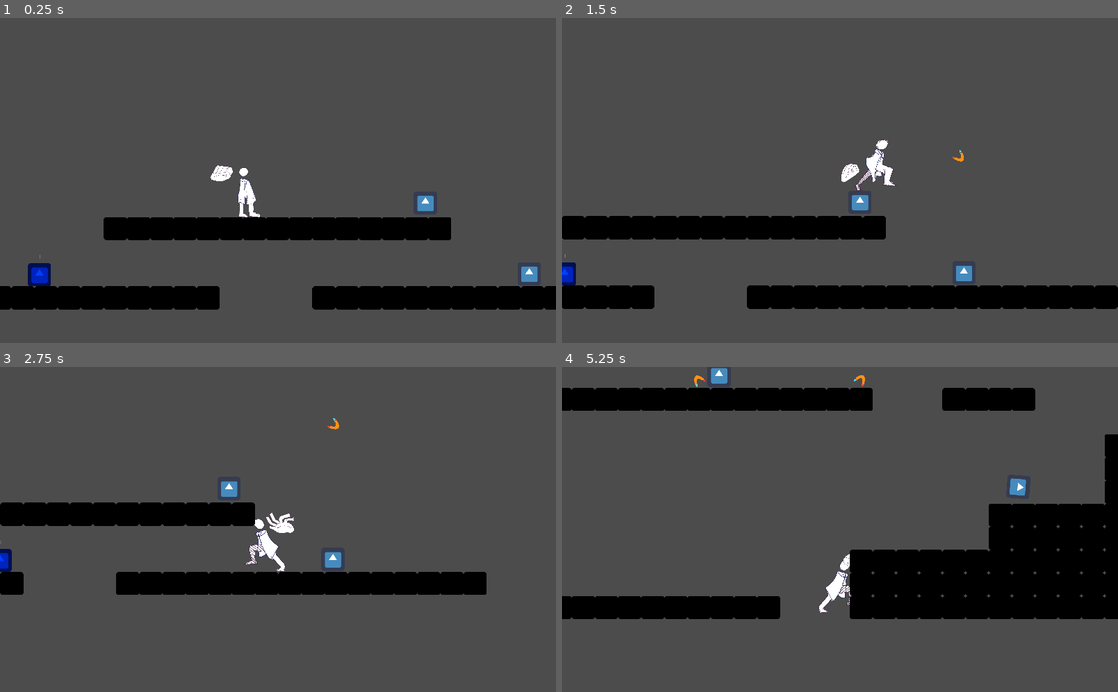
Above: before the commit, frames 1-4 (two rows, left to right).
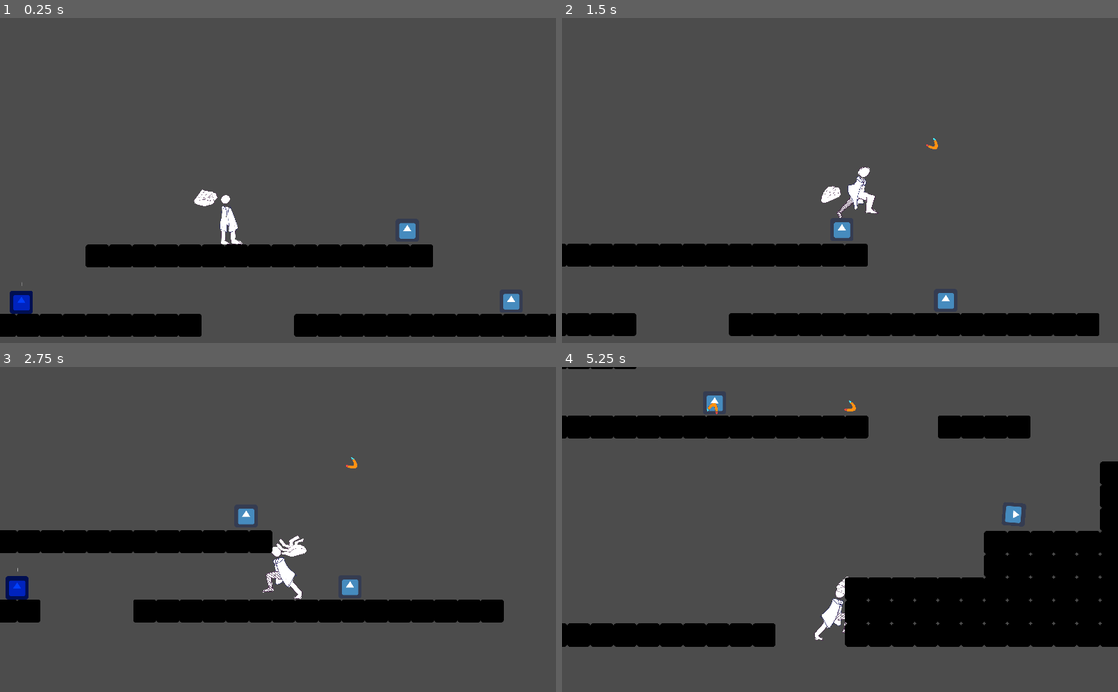
Above: after the commit, the same moments.

Repository: dodo3142/WinterGameJam
Game: Godot game, scene res://Scenes/TestLevel.tscn
Same seed, same stepped clock (60 frames per second), same inputs: the game is played once before the commit and once after it. The engine's default icon, where the game draws it, is replaced by a stand-in: a white triangle on a blue panel in a dark square.
Inputs (mouse positions are in pixels of both pictures, inside the frame that each line leads up to):
- Up to frame 1 (0.25 s): no input
- Up to frame 2 (1.5 s): move the mouse to (962, 164) at 0.52 s; hold Right (Right) from 0.53 s (still down); tap X (Attack) at 0.6 s; tap Z (Jump) at 0.77 s; move the mouse to (728, 196) at 1.27 s; right-click (728, 196) at 1.35 s
- Up to frame 3 (2.75 s): tap Z (Jump) at 1.52 s; move the mouse to (333, 458) at 2.02 s; release Right (Right) at 2.03 s; hold Left (Left) from 2.03 s (still down); tap X (Attack) at 2.1 s
- Up to frame 4 (5.25 s): move the mouse to (812, 594) at 2.77 s; release Left (Left) at 2.78 s; hold Right (Right) 2.78-4.28 s; right-click (812, 594) at 2.85 s; tap Z (Jump) at 3.02, 3.77, 4.52 s; move the mouse to (1006, 578) at 3.52 s; tap X (Attack) at 3.6, 5.1 s; move the mouse to (673, 480) at 4.27 s; hold Left (Left) 4.28-5.03 s; right-click (673, 480) at 4.35 s; move the mouse to (867, 529) at 5.02 s; hold Right (Right) from 5.03 s (still down)

The runs differ from the first frame. In frame 1, 22% of the frame differs, in the area x 0-100%, y 45-99%; in frame 2, 21%; in frame 3, 18%; in frame 4, 25%, in the area x 0-100%, y 0-87%.

Commit message:
camera move

Diff:
--- a/WinterGameJam/Scenes/Player.tscn
+++ b/WinterGameJam/Scenes/Player.tscn
@@ -339,7 +339,7 @@
 disabled = true
 
 [node name="Camera2D" type="Camera2D" parent="PlayerSprite"]
-position = Vector2( 566.667, 6.66667 )
+position = Vector2( 900, -500 )
 scale = Vector2( 6.66667, 6.66667 )
 current = true
 zoom = Vector2( 1.5, 1.5 )
